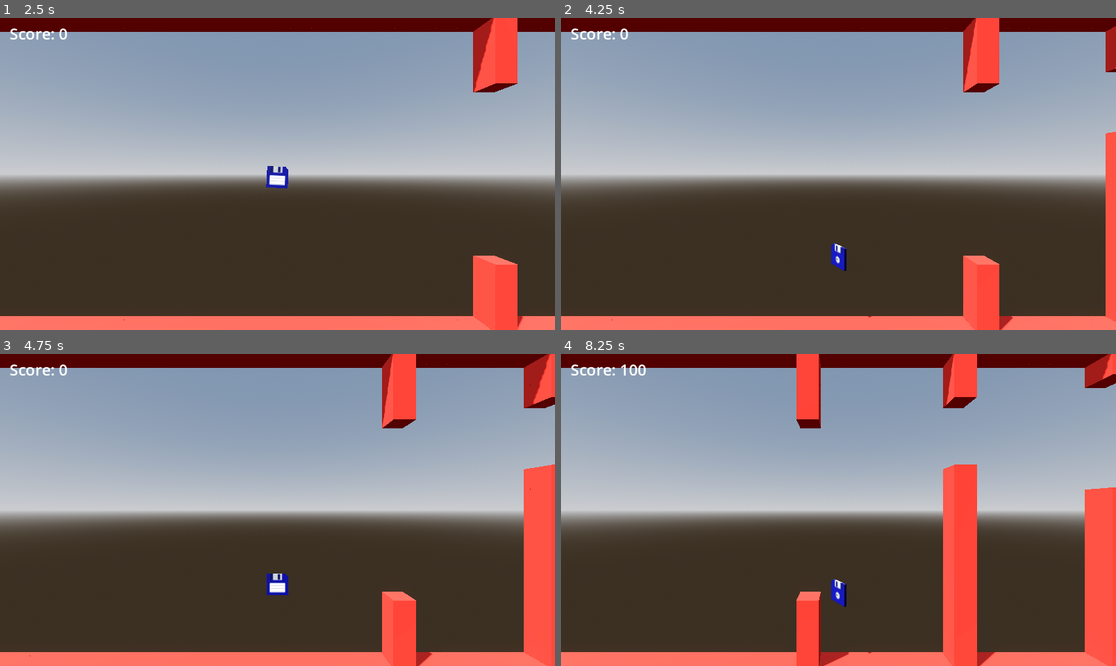
Above: before the commit, frames 1-4 (two rows, left to right).
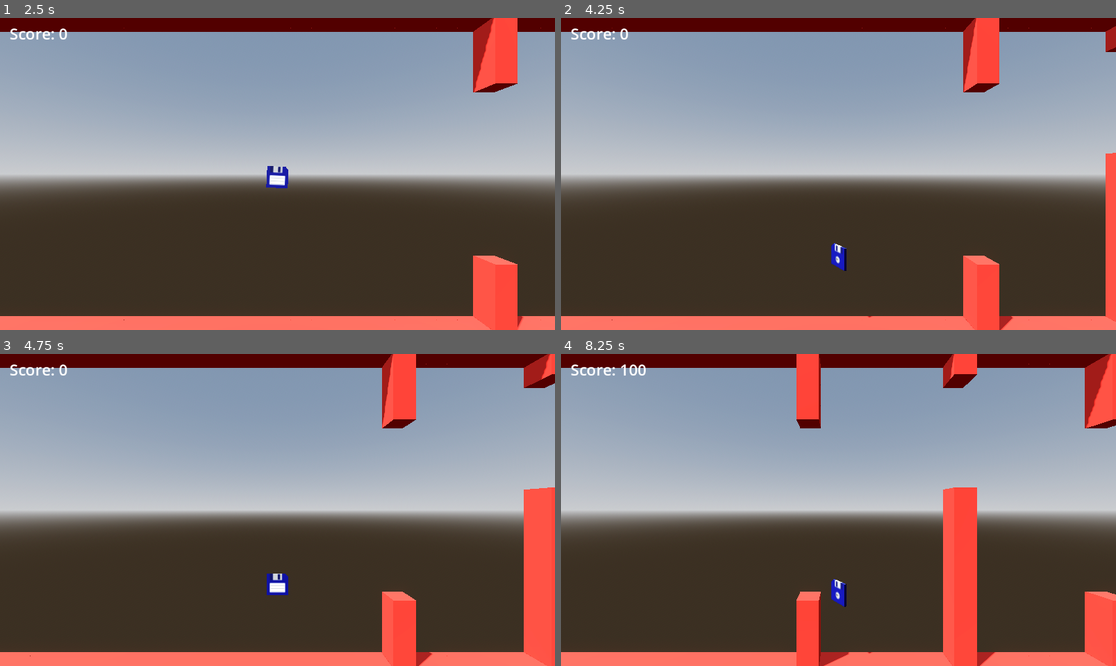
Above: after the commit, the same moments.

Repository: Trouperton/Floppy-Disk-Godot
Game: Godot game, scene res://scenes/Test_Level.tscn
The game is run twice, just before and just after one commit, with the same random seed, the same clock (stepped at 60 frames per second) and the same inputs. The project has no main scene, so this scene is started directly.
Inputs:
- Up to frame 1 (2.5 s): hold W (dash_up) 0.53-1.28 s; tap Space (jump) at 0.77, 1.52 s; hold S (dash_down) 1.28-2.03 s; hold W (dash_up) from 2.03 s (still down)
- Up to frame 2 (4.25 s): tap Space (jump) at 3.02, 3.77 s; release W (dash_up) at 3.53 s; hold S (dash_down) from 3.53 s (still down)
- Up to frame 3 (4.75 s): keep holding S (dash_down); tap Space (jump) at 4.52 s
- Up to frame 4 (8.25 s): release S (dash_down) at 5.78 s; hold W (dash_up) 5.78-8.03 s; tap Space (jump) at 6.02, 6.77, 7.52 s; hold S (dash_down) from 8.03 s (still down)

Frame 1 is identical in both runs. In frame 2, 0.3% of the frame differs, in the area x 98-100%, y 9-44%; in frame 3, 0.9%; in frame 4, 3.8%, in the area x 68-100%, y 6-80%.

Commit message:
Removed terrain pieces to enable better randomisation
2 pieces at the end were removed to enable the terrain manager to spawn fresh terrain ahead when the game starts.

Diff:
--- a/scenes/Test_Level.tscn
+++ b/scenes/Test_Level.tscn
@@ -57,12 +57,6 @@
 [node name="TerrainSegment" parent="TerrainSegmentManager/TerrainSegments" unique_id=1747596346 instance=ExtResource("2_wkt5j")]
 transform = Transform3D(1, 0, 0, 0, 1, 0, 0, 0, 1, 7, 0, 0)
 
-[node name="TerrainSegment_HighTight" parent="TerrainSegmentManager/TerrainSegments" unique_id=1702239990 instance=ExtResource("3_wkt5j")]
-transform = Transform3D(1, 0, 0, 0, 1, 0, 0, 0, 1, 14, 0, 0)
-
-[node name="TerrainSegment_High" parent="TerrainSegmentManager/TerrainSegments" unique_id=1607352331 instance=ExtResource("3_5slh6")]
-transform = Transform3D(1, 0, 0, 0, 1, 0, 0, 0, 1, 21, 0, 0)
-
 [node name="PlayerFloppy" parent="." unique_id=188171447 instance=ExtResource("7_jyykg")]
 transform = Transform3D(1, 0, 0, 0, 1, 0, 0, 0, 1, 0, 7, 0.5)
 
